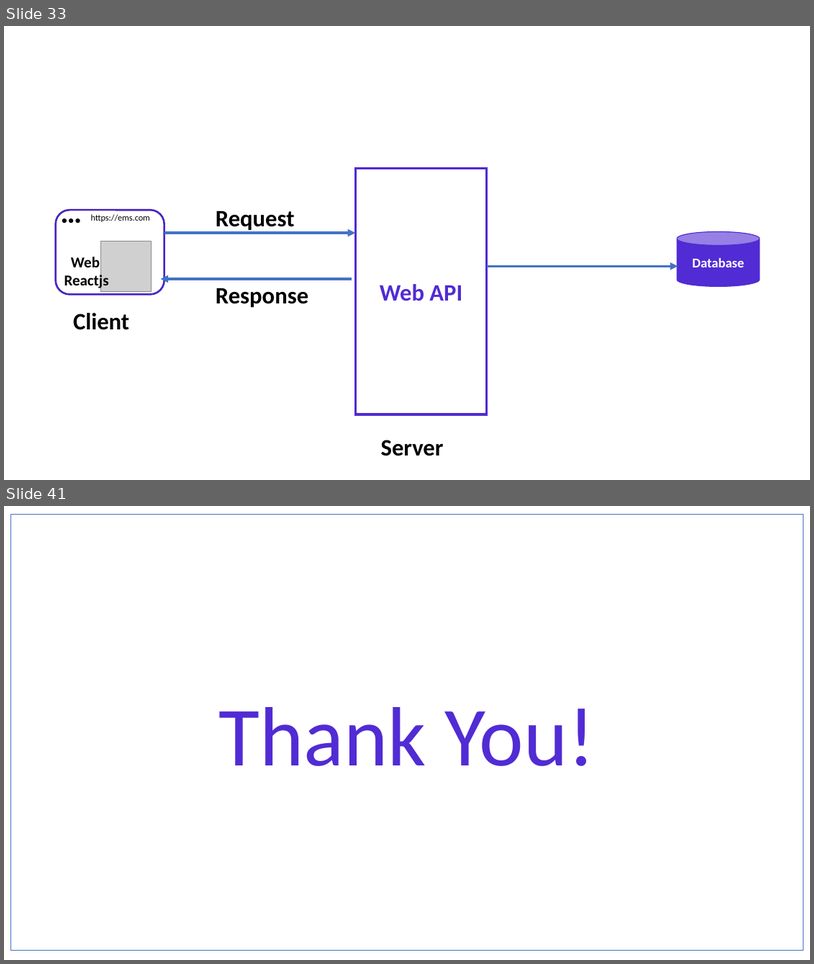
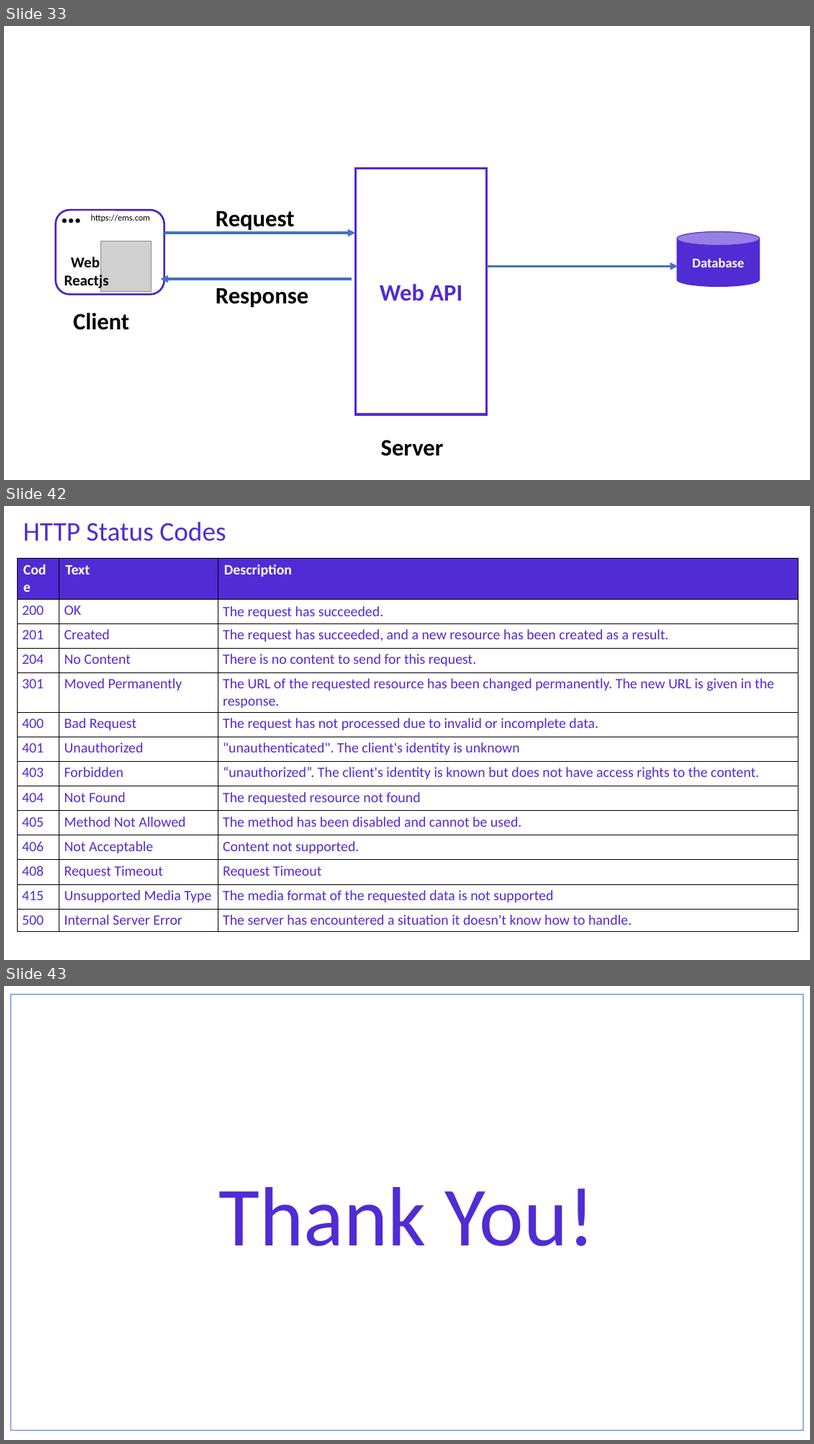
Before and after one commit to NaveenChittimalla/C-Sharp-Fundamentals, a slide deck: docs/C Sharp Programming Language - Fundaments.pptx. Shown one above the other, each under a label of ours: slides 33 and 41 before the commit, slides 33, 42 and 43 after it; the slides between them are not shown. The pictures are 814x964 and 814x1444 pixels, drawn with LibreOffice and Linux fonts; fonts in the diff are those of the drawing; grey boxes stand for pictures. Boxes give left, top, right and bottom in pixels: in the first picture for what was removed or moved away, otherwise in the second. Text is boxed around its words. In the diff, an @@ line names an element or a change of style, - is before the commit and + after.

```diff
--- a/docs/C Sharp Programming Language - Fundaments.pptx
+++ b/docs/C Sharp Programming Language - Fundaments.pptx
@@ slide 42 added at <box>4,506,810,960</box>, background #FFFFFF @@
@@ text added at <box>23,522,226,541</box>, 32 pt, text #512BD4 @@
+HTTP Status Codes
@@ table added at <box>17,558,799,927</box>, 14 rows, 3 columns @@
+Code | Text | Description
+200 | OK | The request has succeeded.
+201 | Created | The request has succeeded, and a new resource has been created as a result.
+204 | No Content | There is no content to send for this request.
+301 | Moved Permanently | The URL of the requested resource has been changed permanently. The new URL is given in the response.
+400 | Bad Request | The request has not processed due to invalid or incomplete data.
+401 | Unauthorized | "unauthenticated". The client's identity is unknown
+403 | Forbidden | “unauthorized”. The client's identity is known but does not have access rights to the content.
+404 | Not Found | The requested resource not found
+405 | Method Not Allowed | The method has been disabled and cannot be used.
+406 | Not Acceptable | Content not supported.
+408 | Request Timeout | Request Timeout
+415 | Unsupported Media Type | The media format of the requested data is not supported
+500 | Internal Server Error | The server has encountered a situation it doesn't know how to handle.
@@ what was slide 41 is now slide 43 @@
```
Also in this commit, not shown: 7 slides changed, 3 other slides added, 1 other file.
